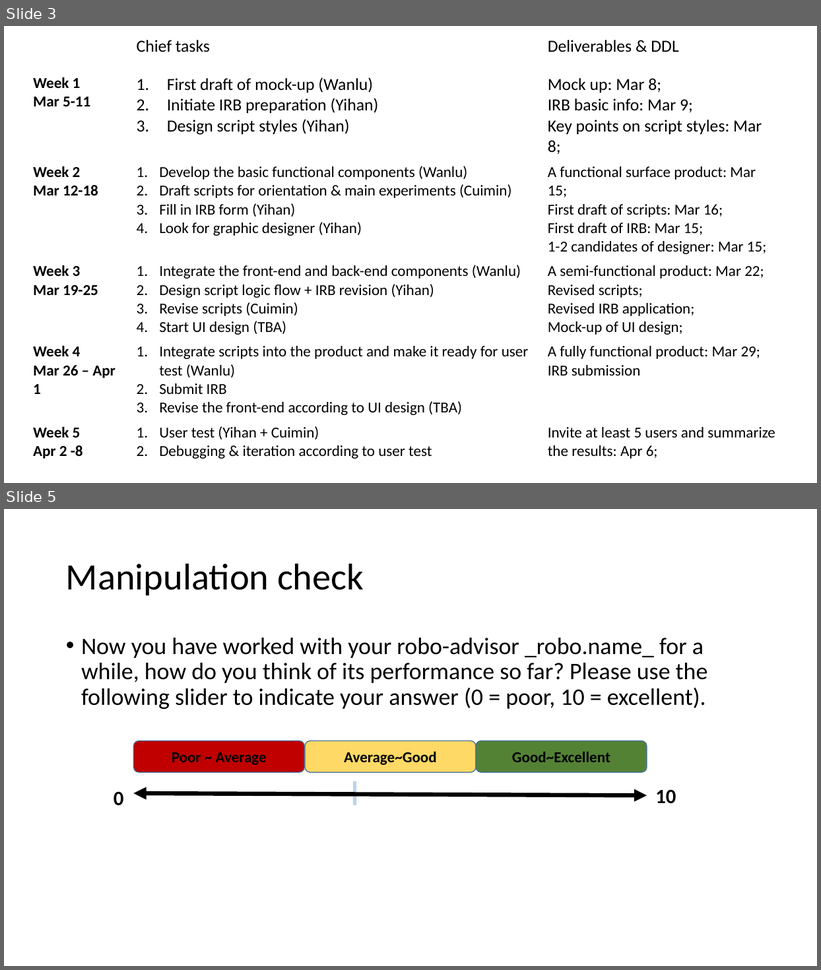
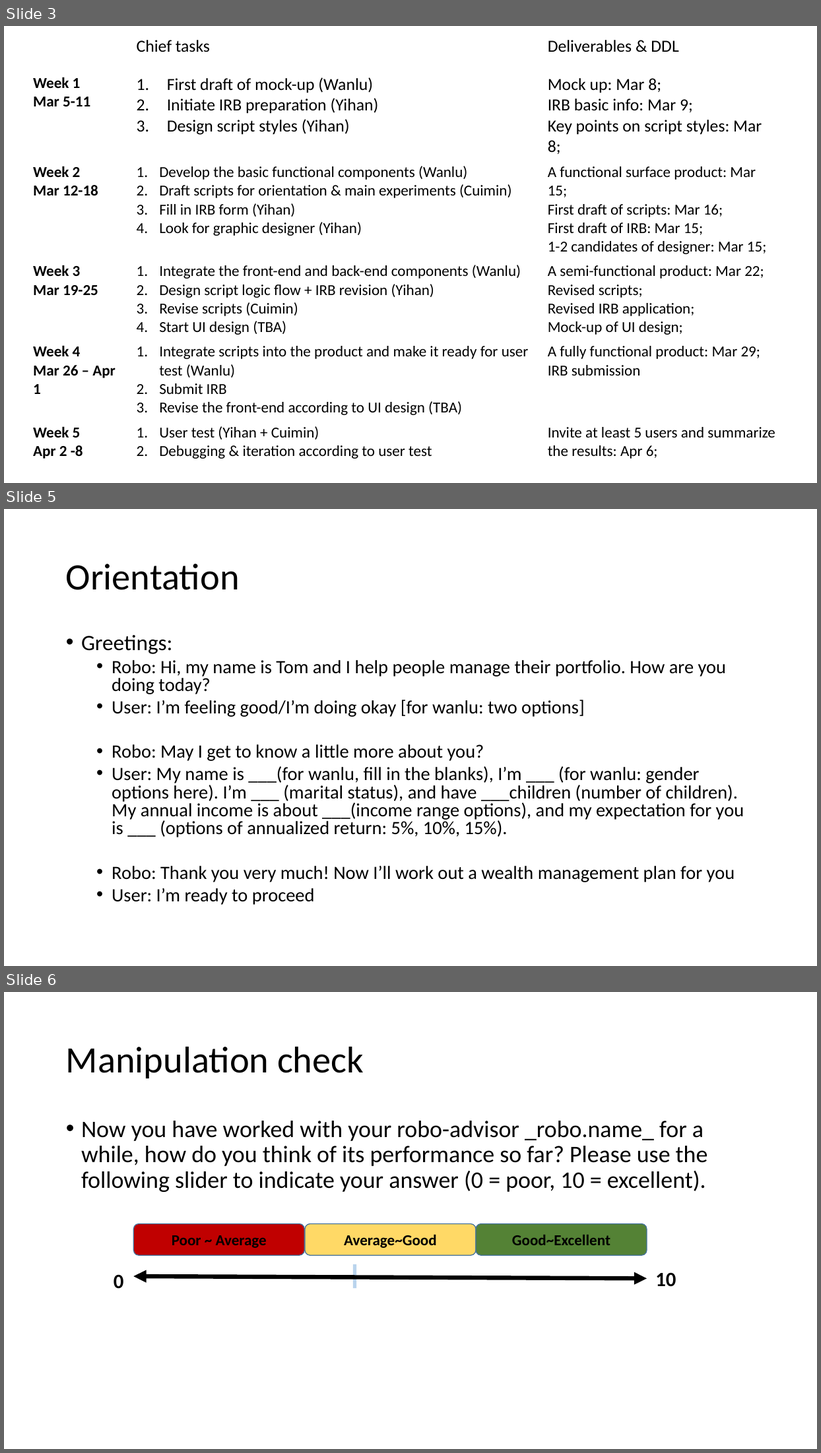
Before and after one commit to ZWLori/robo-advisor, a slide deck: images/Robo-advisor design materials.pptx. Shown one above the other, each under a label of ours: slides 3 and 5 before the commit, slides 3, 5 and 6 after it; the slides between them are not shown. The pictures are 821x970 and 821x1453 pixels, drawn with LibreOffice and Linux fonts; fonts in the diff are those of the drawing. Boxes give left, top, right and bottom in pixels: in the first picture for what was removed or moved away, otherwise in the second. Text is boxed around its words. In the diff, an @@ line names an element or a change of style, - is before the commit and + after.

Commit message:
orientation
some conversational examples during orientation

```diff
--- a/images/Robo-advisor design materials.pptx
+++ b/images/Robo-advisor design materials.pptx
@@ slide 5 added at (4, 509, 817, 966), background #FFFFFF @@
@@ title added at (66, 564, 240, 590), 44 pt, text #000000 @@
+Orientation
@@ text added at (81, 635, 745, 905), 22.2 pt, text #000000 @@
+• Greetings:
+  • Robo: Hi, my name is Tom and I help people manage their portfolio. How are you doing today?
+  • User: I’m feeling good/I’m doing okay [for wanlu: two options]
+  • Robo: May I get to know a little more about you?
+  • User: My name is ___(for wanlu, fill in the blanks), I’m ___ (for wanlu: gender options here). I’m ___ (marital status), and have ___children (number of children). My annual income is about ___(income range options), and my expectation for you is ___ (options of annualized return: 5%, 10%, 15%).
+  • Robo: Thank you very much! Now I’ll work out a wealth management plan for you
+  • User: I’m ready to proceed
@@ what was slide 5 is now slide 6 @@
```
Also in this commit, not shown: 1 other slide added, 1 slide removed.
